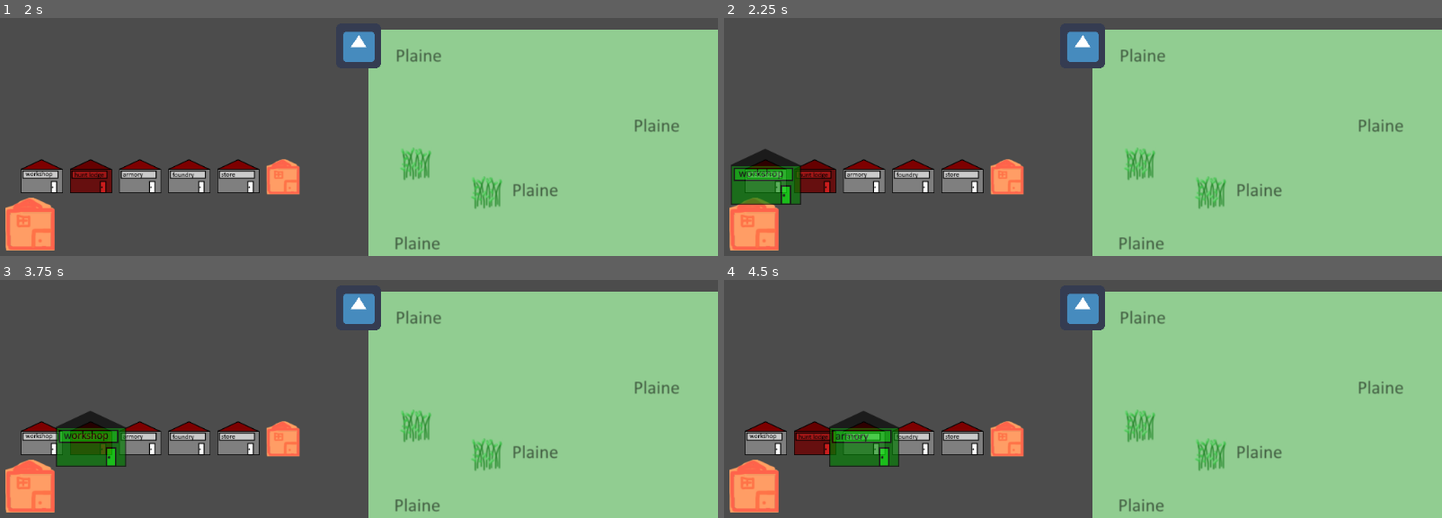
Above: before the commit, frames 1-4 (two rows, left to right).
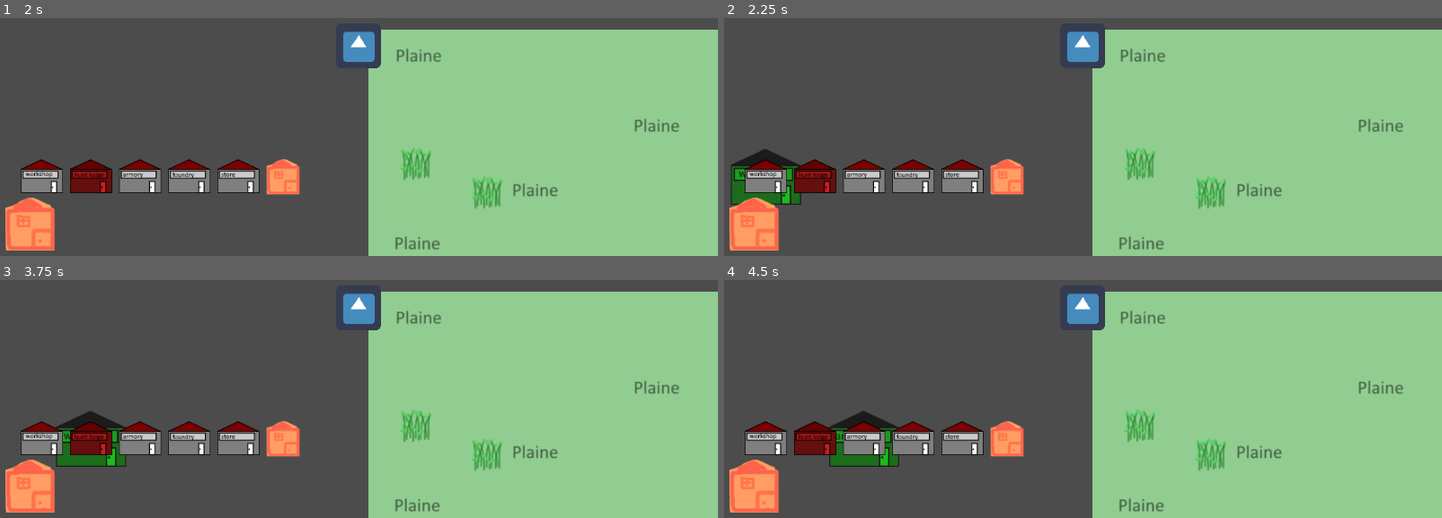
Above: after the commit, the same moments.

Repository: Xinginn/proficio
Game: Godot game, scene res://scenes/Playground/Playground.tscn
Same seed, same stepped clock (60 frames per second), same inputs: the game is played once before the commit and once after it. The engine's default icon, where the game draws it, is replaced by a stand-in: a white triangle on a blue panel in a dark square.
Inputs (mouse positions are in pixels of both pictures, inside the frame that each line leads up to):
- Up to frame 1 (2 s): click (28, 225) at 0.5 s; click (28, 225) at 1.25 s
- Up to frame 2 (2.25 s): click (767, 177) at 2.02 s
- Up to frame 3 (3.75 s): click (43, 439) at 2.75 s; click (93, 439) at 3.52 s
- Up to frame 4 (4.5 s): click (867, 439) at 4.27 s

Frame 1 is identical in both runs. In frame 2, 0.9% of the frame differs, in the area x 2-11%, y 59-79%; in frame 3, 0.9%; in frame 4, 0.9%, in the area x 14-25%, y 59-74%.

Commit message:
FIX craft dupliqués
les batiments précedement construits étaient toujours connectés signal recipe_requested. Ils seront dorénavant deconnectés à la construction d'un nouveau batiment

Diff:
--- a/entities/Building/Building.gd
+++ b/entities/Building/Building.gd
@@ -15,7 +15,7 @@
 var building_owner = null
 var building_data: BuildingData = null
 var is_building: bool = false
-var is_crafting: bool = false
+var is_crafting: bool = false setget _set_is_crafting
 var craft_progress: float = 0.0 setget _set_craft_progress
 var craft_queue: Array = []
 
@@ -25,6 +25,10 @@
 signal player_entered_owned_building(data)
 signal player_exited_owned_building
 signal craft_queue_changed(queue)
+
+func _set_is_crafting(value: bool) -> void:
+  is_crafting = value
+  print(is_crafting)
 
 func _set_health(value) -> void:
   health = int(clamp(value, 0, max_health))
@@ -69,7 +73,6 @@
   print("should toggle building display ", _visible)
 
 func _on_body_entered(body):
-
   if body is Actor:
     body.stop_moving()
     if body == building_owner:
@@ -89,7 +92,7 @@
     self.health += health_gain
   elif is_crafting:
     if craft_queue.size() == 0:
-      is_crafting = false
+      self.is_crafting = false
       return
     var skill_level = building_owner.get(craft_queue[0].skill)
     var craft_gain = CRAFT_GAIN_SPEED * (1 + (skill_level / 20.0)) * delta
@@ -99,6 +102,7 @@
 
 # signaux: recipe_button -> craft panel -> ici
 func _on_recipe_requested(craft_data) -> void:
+  print('z')
   var cost = craft_data.resources
   if building_owner.has_resources(cost):
     for res in cost.keys():
@@ -108,7 +112,7 @@
       craft_queue.append(craft_data)
       emit_signal('craft_queue_changed', craft_queue)
     if queue_size == 0:
-      is_crafting = true
+      self.is_crafting = true
   else:
     pass
 
--- a/scenes/Playground/Playground.gd
+++ b/scenes/Playground/Playground.gd
@@ -22,6 +22,7 @@
 var is_selecting_building = false
 var type_to_build = null
 var is_building_ghost_overlapped = false
+var last_building_placed = null
 
 func _on_start_build_button_pressed():
   for child in building_buttons_container.get_children():
@@ -55,13 +56,22 @@
 func place_building() -> void:
   var new_building = building_scene.instance()
   buildings_holder.add_child(new_building)
+
   new_building._initialize(player, type_to_build, get_global_mouse_position())
   new_building.connect('player_entered_owned_building', craft_panel, "_on_player_entered_owned_building")
   new_building.connect('player_exited_owned_building', craft_panel, "_on_player_exited_owned_building")
+  # deconnexion des signaux entre le craft panel et le precedent building
+  if !!last_building_placed:
+    last_building_placed.disconnect('craft_queue_changed', craft_panel, "_on_craft_queue_changed")
+    last_building_placed.disconnect('craft_progress_changed', craft_panel, "_on_craft_progress_changed")
+    craft_panel.disconnect('recipe_requested', last_building_placed, '_on_recipe_requested')
+    craft_panel.disconnect('cancel_requested', last_building_placed, '_on_cancel_requested')
+  # connexion des signaux avec le nouveau building
   new_building.connect('craft_queue_changed', craft_panel, "_on_craft_queue_changed")
   new_building.connect('craft_progress_changed', craft_panel, "_on_craft_progress_changed")
   craft_panel.connect('recipe_requested', new_building, '_on_recipe_requested')
   craft_panel.connect('cancel_requested', new_building, '_on_cancel_requested')
+  last_building_placed = new_building
   build_mode_off()
 
 func _unhandled_input(event):
--- a/scenes/Playground/Playground.tscn
+++ b/scenes/Playground/Playground.tscn
@@ -44,6 +44,8 @@
 position = Vector2( -13.589, 22.5758 )
 
 [node name="Camera2D" type="Camera2D" parent="World/Player"]
+z_index = 1000
+z_as_relative = false
 current = true
 
 [node name="StartBuildButton" type="TextureButton" parent="World/Player/Camera2D"]
Binary file added: assets/actors/test.png
Not shown, added: assets/actors/test.png.import
